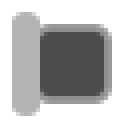
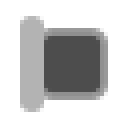
The second 128x128 image is a revision of the first. Changes to its layers:
painted on "Rounded Rectangle 2" over (12, 12, 44, 116)
painted on "Rounded Rectangle 1" over (40, 24, 112, 104)
